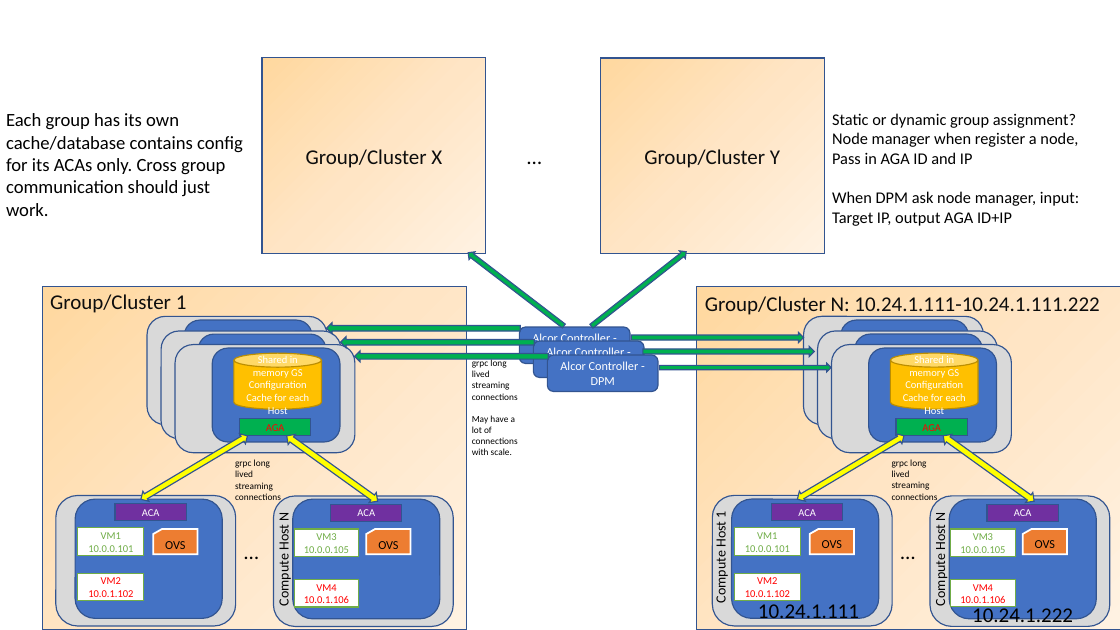
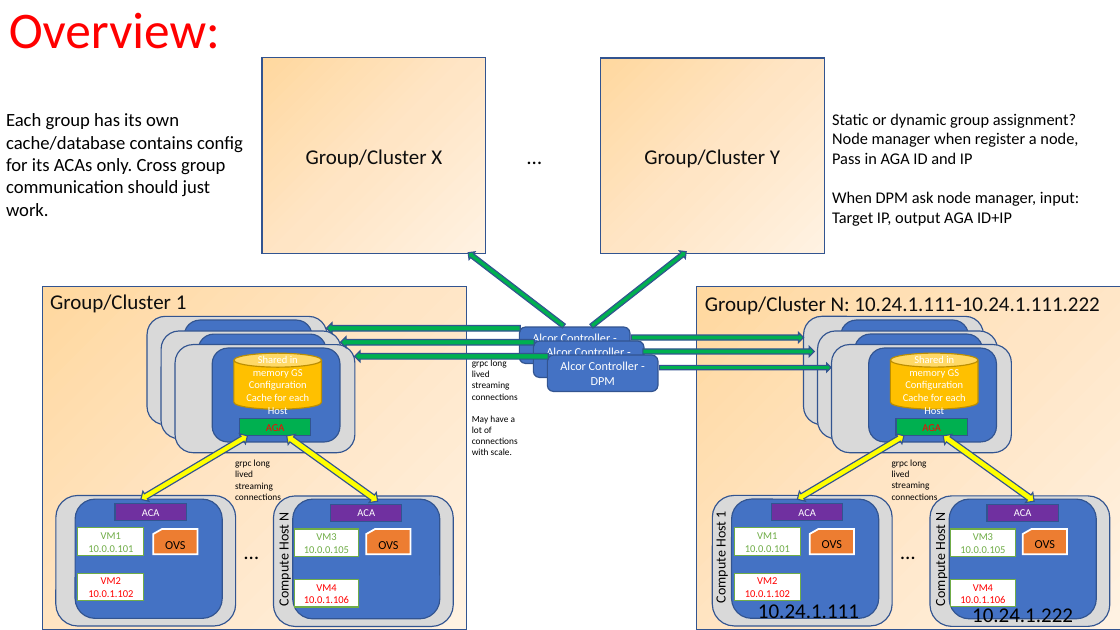
Before and after one commit to futurewei-cloud/alcor, a slide deck: slide 3 of docs/modules/ROOT/pages/alcor_agents/AGA_design.pptx (slide 2 before the commit). Drawn at 1120x630 pixels with LibreOffice and Linux fonts; fonts in the diff are those of the drawing. Boxes give left, top, right and bottom in pixels: in the first picture for what was removed or moved away, otherwise in the second. Text is boxed around its words. In the diff, an @@ line names an element or a change of style, - is before the commit and + after.

```diff
--- a/docs/modules/ROOT/pages/alcor_agents/AGA_design.pptx
+++ b/docs/modules/ROOT/pages/alcor_agents/AGA_design.pptx
@@ title added at (x1=9, y1=12, x2=220, y2=49), 44 pt, text #FF0000 @@
+Overview:
```
Also in this commit, not shown: 1 other slide changed, 1 slide added, 1 other file.
